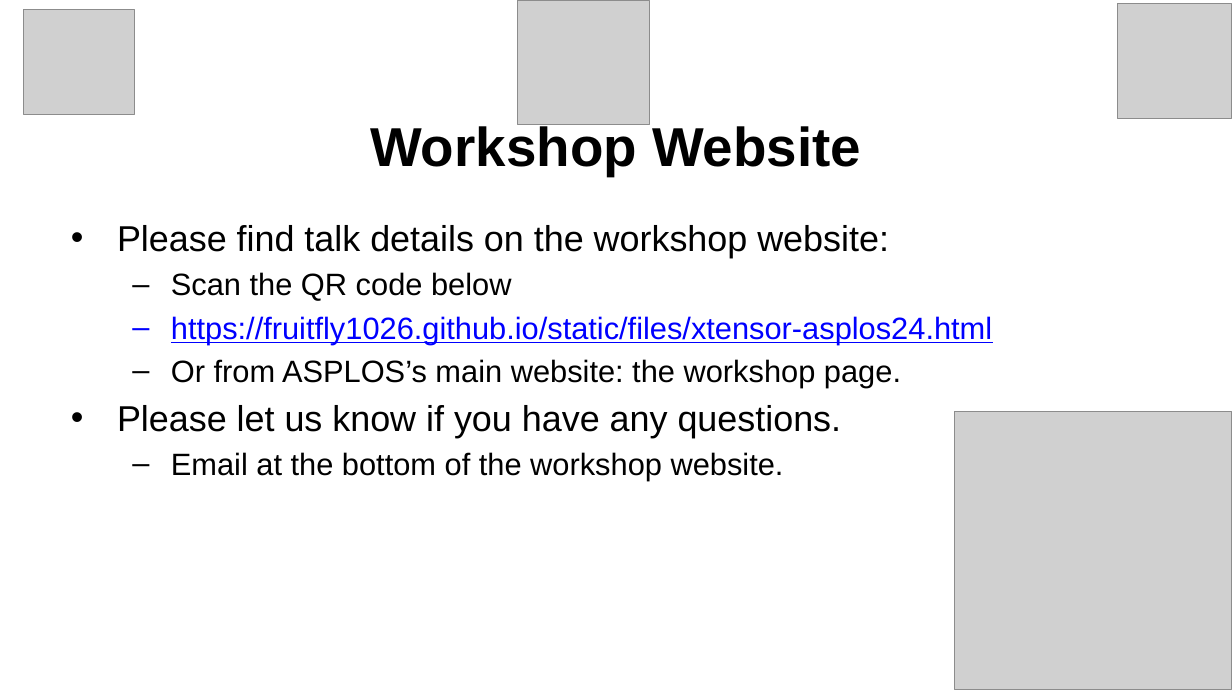
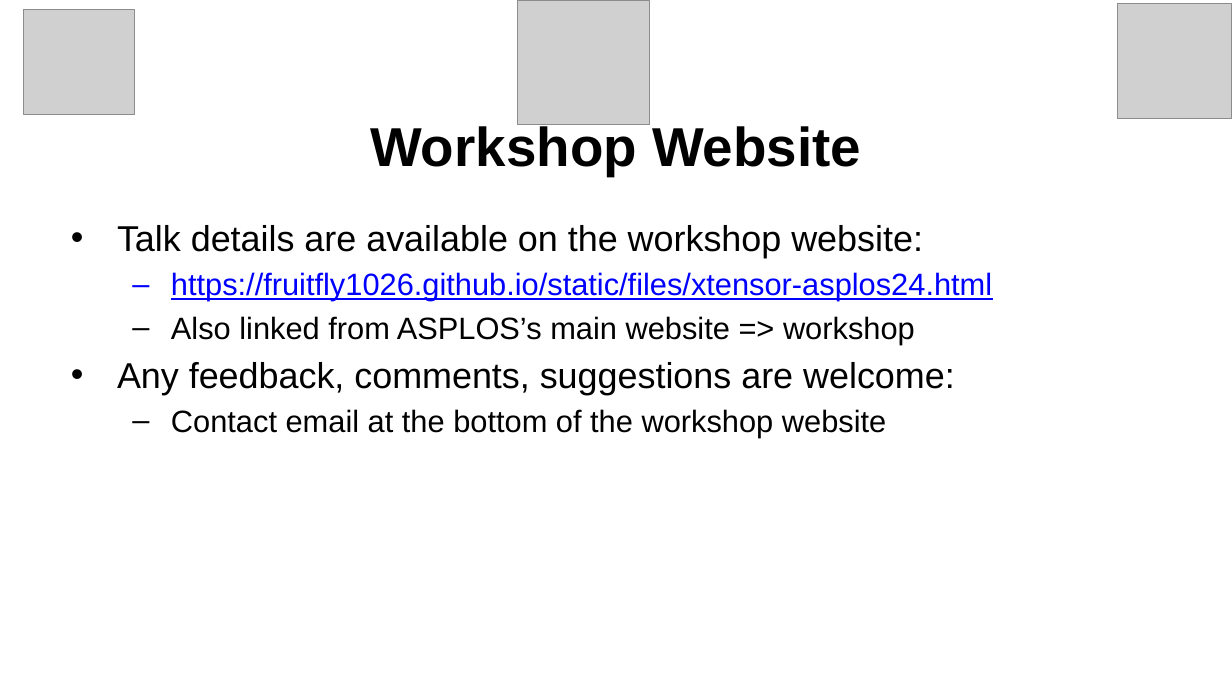
Before and after one commit to fruitfly1026/fruitfly1026.github.io, a slide deck: slide 4 of static/files/XTensor Workshop.pptx. Drawn at 1232x693 pixels with LibreOffice and Linux fonts; fonts in the diff are those of the drawing; grey boxes stand for pictures. Boxes give left, top, right and bottom in pixels: in the first picture for what was removed or moved away, otherwise in the second. Text is boxed around its words. In the diff, an @@ line names an element or a change of style, - is before the commit and + after.

Commit message:
update welcome slides

```diff
--- a/static/files/XTensor Workshop.pptx
+++ b/static/files/XTensor Workshop.pptx
@@ text at (x1=117, y1=225, x2=923, y2=258): text changed @@
-• Please find talk details on the workshop website:
-  – Scan the QR code below
+• Talk details are available on the workshop website:
@@ text at (x1=117, y1=316, x2=955, y2=438): text changed @@
-  – Or from ASPLOS’s main website: the workshop page.
-• Please let us know if you have any questions.
-  – Email at the bottom of the workshop website.
+  – Also linked from ASPLOS’s main website => workshop
+• Any feedback, comments, suggestions are welcome:
+  – Contact email at the bottom of the workshop website
@@ picture removed at (x1=955, y1=411, x2=1232, y2=689) @@
```
Also in this commit, not shown: 4 other slides changed, 1 slide added, 1 other file.
